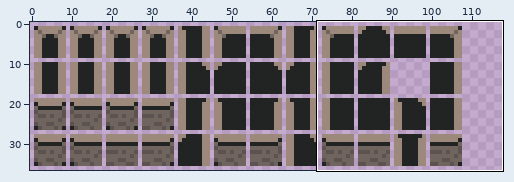
File history of a sprite sheet, 00_MinorMan/placeholder_assets/tilesets/tilemap_mine_stone.png. The first picture is a wide view before the edit; the outline marks the close-up.
Close-up. As it was:
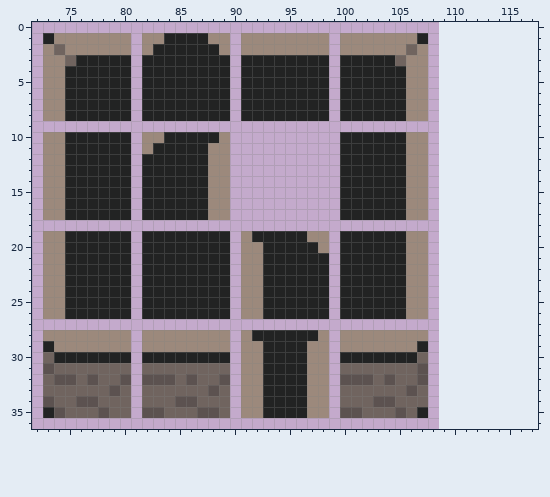
The file is 109x37 pixels. Colours within 5 levels of each other are drawn and written as one. Shown: x 72..117, y 0..36. The old version is drawn lined up with the new one, on the new canvas. The commit also changed other parts of the picture, which this record leaves out.
The result:
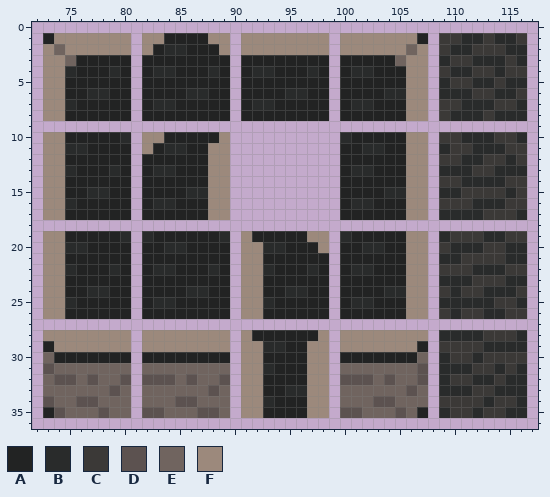
Palette (. is transparent): A #222323  B #292b2b  C #3b3937  D #5c5250  E #70645f  F #9c897c
What changed:
canvas 109x37 -> 118x37
y 1: x 109..116 ........ -> CCBBCBBC
y 2: x 84..85 AA -> BB; x 109..116 ........ -> CBBCCCBB
y 3: x 109..116 ........ -> BCCBBBCB
y 4: x 75 A -> B; x 79 A -> B; x 83..84 AA -> BB; x 88 A -> B; x 92..93 AA -> BB; x 97 A -> B; x 101..102 AA -> BB; x 109..116 ........ -> CBBCCBCC
y 5: x 109..116 ........ -> BCCBBCBB
y 6: x 77..78 AA -> BB; x 86..87 AA -> BB; x 95..96 AA -> BB; x 104..105 AA -> BB; x 109..116 ........ -> BBBCCBBC
y 7: x 75 A -> B; x 83..84 AA -> BB; x 92..93 AA -> BB; x 101..102 AA -> BB; x 109..116 ........ -> CCBBBCCB
y 8: x 109..116 ........ -> CBBBCBBB
y 10: x 80 A -> B; x 100 A -> B; x 109..116 ........ -> CCBBBCCB
y 11: x 75..76 AA -> BB; x 84..85 AA -> BB; x 102..103 AA -> BB; x 109..116 ........ -> BCCBBBCC
y 12: x 109..116 ........ -> CCBBCCBC
y 13: x 75 A -> B; x 79 A -> B; x 83..84 AA -> BB; x 101..102 AA -> BB; x 109..116 ........ -> BBBCCBBB
y 14: x 109..116 ........ -> CCBBBBCC
y 15: x 77..78 AA -> BB; x 86..87 AA -> BB; x 104..105 AA -> BB; x 109..116 ........ -> BBCCCCBC
y 16: x 75 A -> B; x 83..84 AA -> BB; x 101..102 AA -> BB; x 109..116 ........ -> CCCBBBCC
y 17: x 109..116 ........ -> BBBBCCCB
y 19: x 80 A -> B; x 82 A -> B; x 89 A -> B; x 100 A -> B; x 109..116 ........ -> BCCCBBCC
y 20: x 75..76 AA -> BB; x 84..85 AA -> BB; x 93..94 AA -> BB; x 102..103 AA -> BB; x 109..116 ........ -> CBBBCCBB
y 21: x 109..116 ........ -> BBCCCCBB
y 22: x 75 A -> B; x 79 A -> B; x 83..84 AA -> BB; x 88 A -> B; x 93 A -> B; x 97 A -> B; x 101..102 AA -> BB; x 109..116 ........ -> CCCBBBCC
y 23: x 109..116 ........ -> BBBCCCBB
y 24: x 77..78 AA -> BB; x 86..87 AA -> BB; x 95..96 AA -> BB; x 104..105 AA -> BB; x 109..116 ........ -> CBCCBBBC
y 25: x 75 A -> B; x 83..84 AA -> BB; x 93 A -> B; x 101..102 AA -> BB; x 109..116 ........ -> BBBBBCCB
y 26: x 109..116 ........ -> CBCCBBCC
y 28: x 109..116 ........ -> BBBBCCCB
y 29: x 93..94 AA -> BB; x 109..116 ........ -> CCCCBBBB
y 30: x 109..116 ........ -> BCCBCCCC
y 31: x 93 A -> B; x 109..116 ........ -> BBBCCBCB
y 32: x 109..116 ........ -> BCCBBCBB
y 33: x 95..96 AA -> BB; x 109..116 ........ -> BBBCCBBB
y 34: x 93 A -> B; x 109..116 ........ -> CCCCBCCB
y 35: x 109..116 ........ -> BCCBCCBB
